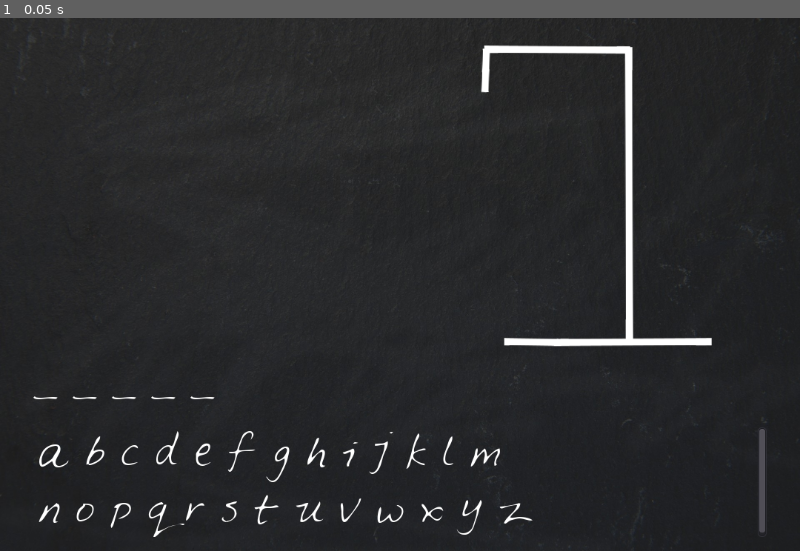
Above: before the commit, frame 1.
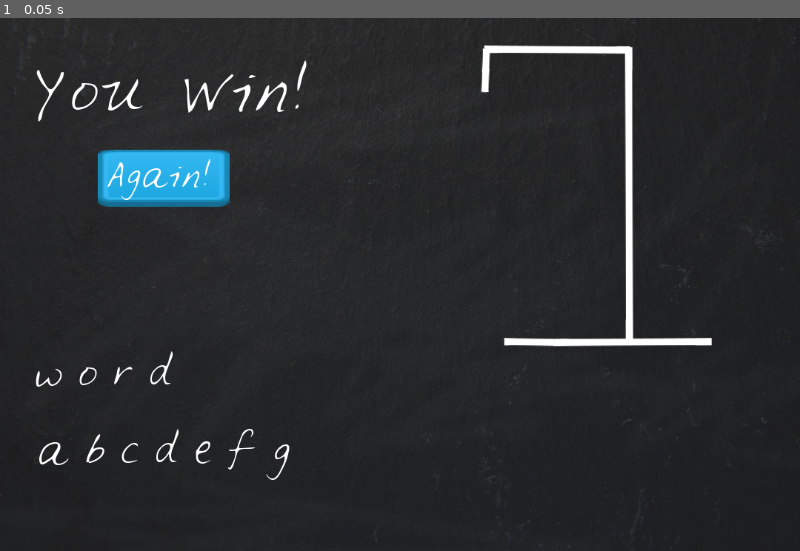
Above: after the commit, the same moment.

Repository: DanielMcPherson/hangman-godot
Game: Godot game, scene res://Scenes/Hangman.tscn
Two runs of this game, one before a commit and one after it. Both use one fixed random seed, a clock stepped at 60 frames per second and the inputs below.
Inputs:
- Up to frame 1 (0.05 s): no input

The runs differ from the first frame. In frame 1, 3.6% of the frame differs, in the area x 4-96%, y 7-98%.
Error after the commit: Invalid get index 'again' (on base: 'Nil'). (res://Scenes/Hangman.gd:44)

Commit message:
Read user strings from file

Diff:
--- a/Scenes/Hangman.gd
+++ b/Scenes/Hangman.gd
@@ -8,6 +8,8 @@
 
 # Secret words to select from
 var words = ["godot", "game", "script"]
+# Strings displayed to the user
+var user_strings
 
 # Set up a new game
 func setup_game():
@@ -23,8 +25,8 @@
 			display = display + " "
 		else:
 			display = display + "_"
-	# Available alphabet for guesses. Split into rows with \n.
-	alphabet = "abcdefghijklm\nnopqrstuvwxyz"
+	# Available alphabet for guesses
+	alphabet = user_strings["alphabet"]
 	#Initialize variables and display
 	num_missed = 0
 	game_over = false
@@ -38,6 +40,8 @@
 func _ready():
 	randomize();
 	words = get_from_json("words.json")
+	user_strings = get_from_json("user_strings.json")
+	$AgainButton/AgainText.text = user_strings["again"]
 	setup_game()
 
 
@@ -80,7 +84,7 @@
 				# See if word is completely guessed
 				if display.find("_") == -1:
 					game_over = true
-					$GameOver.text = "You Win!"
+					$GameOver.text = user_strings["you win"]
 					$AgainButton.visible = true
 			else:
 				# Update image state if guess was wrong
@@ -90,7 +94,7 @@
 				else:
 					game_over = true
 					$Image.play("lose")
-					$GameOver.text = "You Lose!"
+					$GameOver.text = user_strings["you lose"]
 					$Word.text = secret
 					$AgainButton.visible = true
 
--- a/Scenes/Hangman.tscn
+++ b/Scenes/Hangman.tscn
@@ -110,9 +110,9 @@
 anchor_right = 0.0
 anchor_bottom = 0.0
 margin_left = 49.0
-margin_top = 553.0
+margin_top = 550.0
 margin_right = 1035.0
-margin_bottom = 701.0
+margin_bottom = 726.0
 rect_pivot_offset = Vector2( 0, 0 )
 rect_clip_content = true
 mouse_filter = 0
@@ -140,9 +140,9 @@
 anchor_right = 0.0
 anchor_bottom = 0.0
 margin_left = 45.0
-margin_top = 457.0
+margin_top = 445.0
 margin_right = 1031.0
-margin_bottom = 548.0
+margin_bottom = 521.0
 rect_pivot_offset = Vector2( 0, 0 )
 rect_clip_content = true
 mouse_filter = 0
--- a/words.json
+++ b/words.json
@@ -16,5 +16,6 @@
     "infinite loop",
     "variable",
     "rich text label",
-    "game over"
+    "game over",
+    "scene"
 ]
